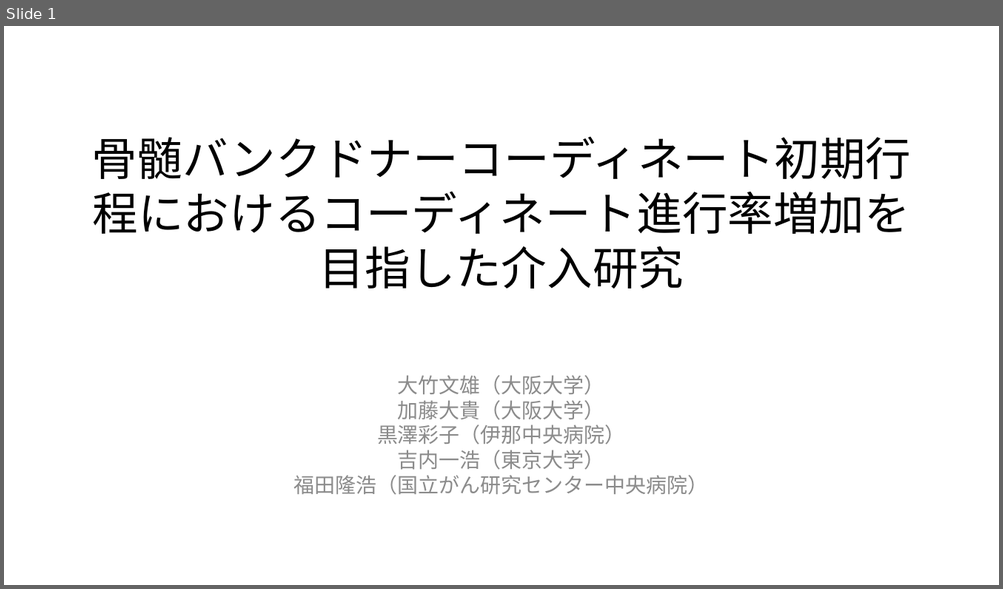
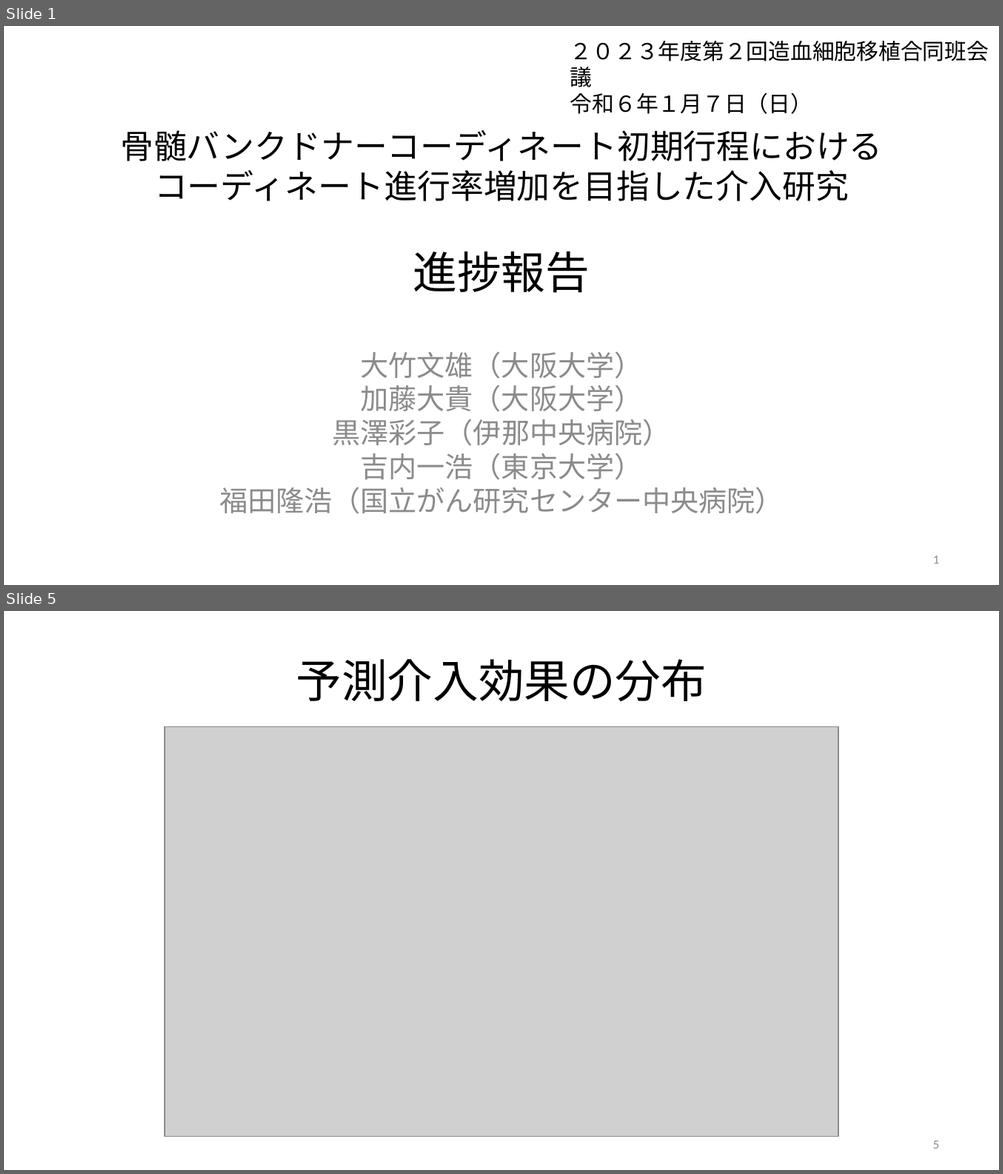
Before and after one commit to JMDP-behavioral-economics/RCT-Nudge, a slide deck: targeting.pptx. Shown one above the other, each under a label of ours: slide 1 before the commit, slides 1 and 5 after it; the slides between them are not shown. The pictures are 1003x589 and 1003x1174 pixels, drawn with LibreOffice and Linux fonts; fonts in the diff are those of the drawing; grey boxes stand for pictures. Boxes give left, top, right and bottom in pixels: in the first picture for what was removed or moved away, otherwise in the second. Text is boxed around its words. In the diff, an @@ line names an element or a change of style, - is before the commit and + after.

```diff
--- a/targeting.pptx
+++ b/targeting.pptx
@@ slide 5 added at box(4, 611, 999, 1170), background #FFFFFF @@
@@ title added at box(296, 659, 706, 701), 33 pt, text #000000 @@
+予測介入効果の分布
@@ picture added at box(164, 726, 837, 1136) @@
@@ page number added at box(933, 1141, 939, 1149), 9 pt, text #8C8C8C @@
+5
@@ slide 1 changed as well @@
@@ text added at box(570, 93, 812, 114), 16 pt, text #000000 @@
+２０２３年度第２回造血細胞移植合同班会議
+令和６年１月７日（日）
@@ title at box(120, 130, 882, 293): text changed; size 33 to 24 pt @@
-骨髄バンクドナーコーディネート初期行程におけるコーディネート進行率増加を目指した介入研究
+骨髄バンクドナーコーディネート初期行程における
+コーディネート進行率増加を目指した介入研究
+進捗報告
@@ subtitle "大竹文雄（大阪大学） 加藤大貴（大阪大学） 黒澤彩子（伊那中央病院） 吉内一浩（東京大学） 福田隆浩（国立がん研究センタ ..." at box(219, 352, 783, 514): size 15 to 20.4 pt; more space between paragraphs @@
@@ page number added at box(933, 556, 939, 564), 9 pt, text #8C8C8C @@
+1
```
Also in this commit, not shown: 2 other slides changed, 3 other slides added.
